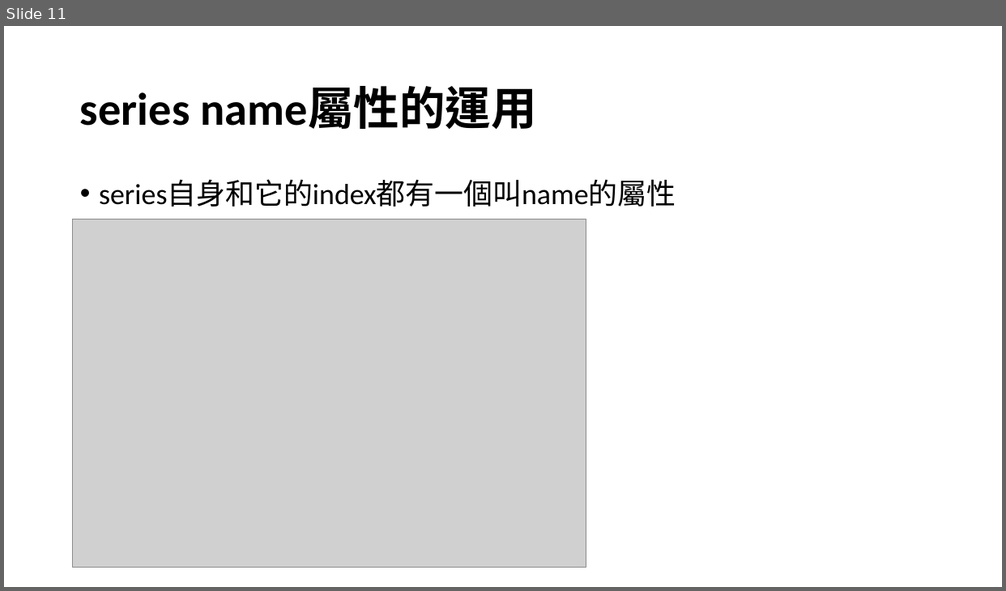
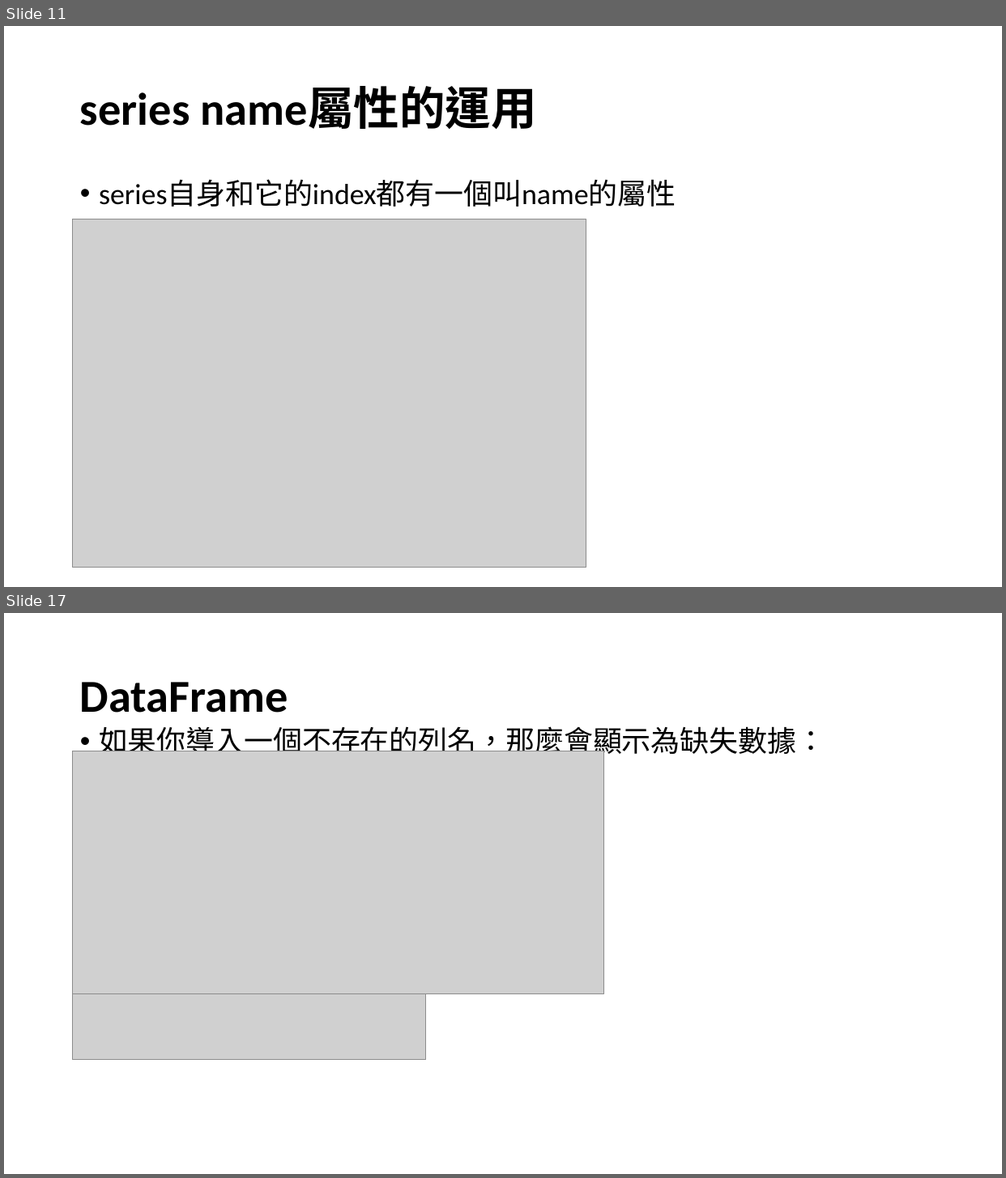
Before and after one commit to yukai920722/2022-ksu-11002, a slide deck: 4100E104_pandas_20220316_A.pptx. Shown one above the other, each under a label of ours: slide 11 before the commit, slides 11 and 17 after it; the slides between them are not shown. The pictures are 1006x591 and 1006x1178 pixels, drawn with LibreOffice and Linux fonts; fonts in the diff are those of the drawing; grey boxes stand for pictures. Boxes give left, top, right and bottom in pixels: in the first picture for what was removed or moved away, otherwise in the second. Text is boxed around its words. In the diff, an @@ line names an element or a change of style, - is before the commit and + after.

```diff
--- a/4100E104_pandas_20220316_A.pptx
+++ b/4100E104_pandas_20220316_A.pptx
@@ slide 17 added at bbox=[4, 613, 1002, 1174], background #FFFFFF @@
@@ title added at bbox=[80, 682, 288, 713], 44 pt, text #000000, bold @@
+DataFrame
@@ text added at bbox=[99, 726, 825, 760], 28 pt, text #000000 @@
+• 如果你導入一個不存在的列名，那麼會顯示為缺失數據：
@@ picture added at bbox=[73, 752, 604, 994] @@
@@ picture added at bbox=[73, 994, 426, 1061] @@
```
Also in this commit, not shown: 2 slides changed, 20 other slides added, 14 other files.
